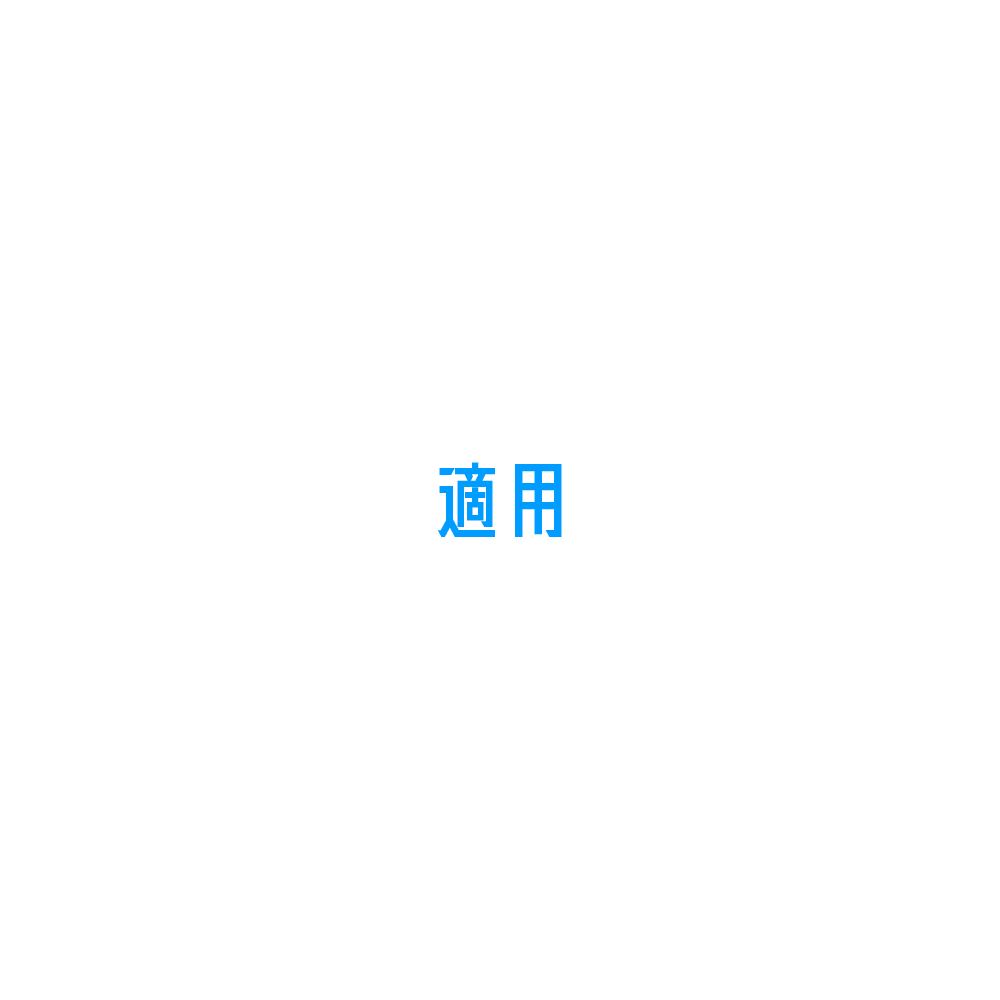
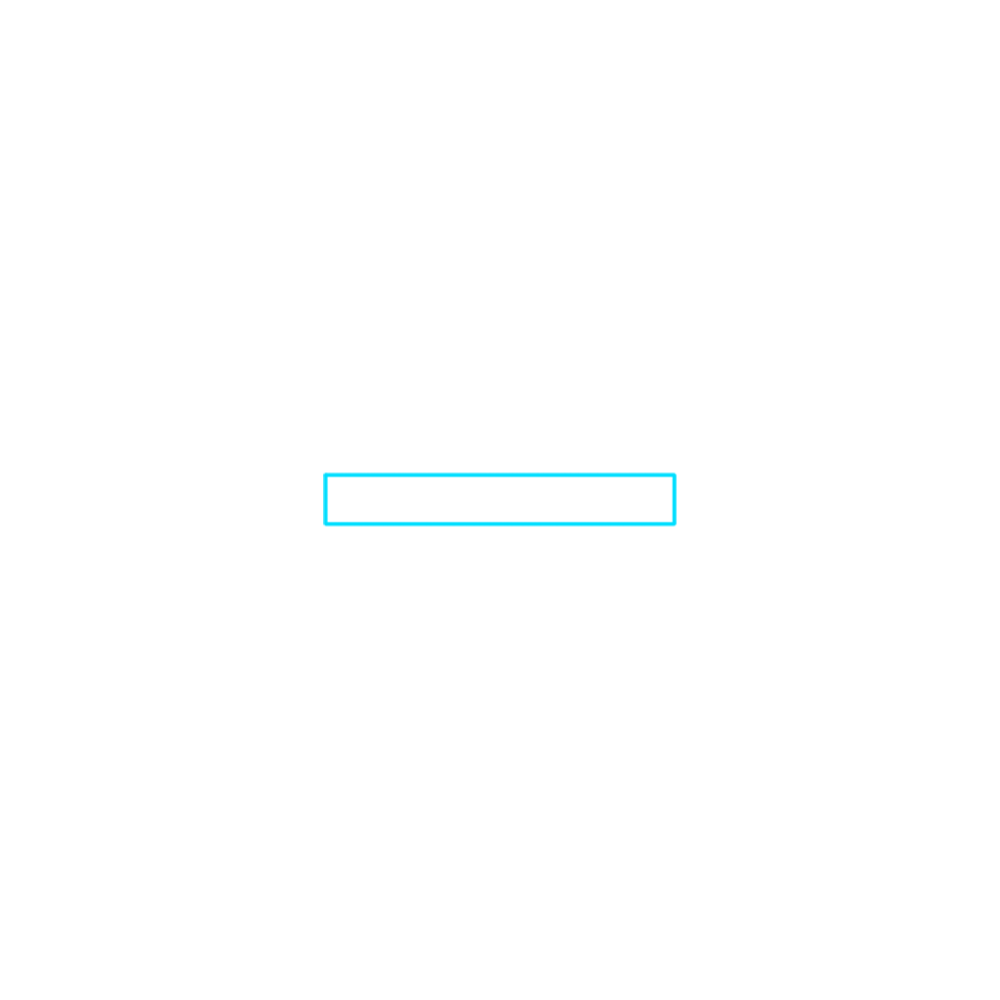
Two versions of the same layered image (1000 × 1000). Layer-by-layer changes:
hid "適用" over [437, 462, 562, 537]
added layer "スティック感度バーA" above "スティック感度バー" over [323, 472, 677, 527]
